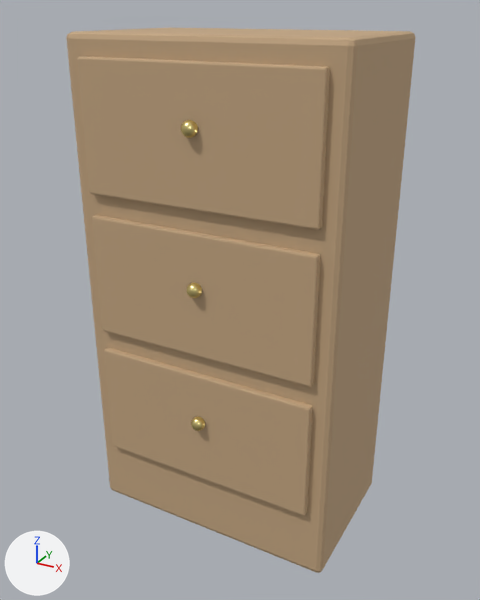
The glTF model godot/games/whisker/art/models/shelf.glb, before and after one commit.
Rendered twice from a 50 mm lens placed at (1.7, -3.11, 2.91), pointed at (0.02, -0.05, 1.38). Lighting does not change. The marker at lower left points along +X, +Y and +Z. The picture after the commit comes second. Vertices at exactly the same position are counted once.

Objects in the first picture: 'shelf'.
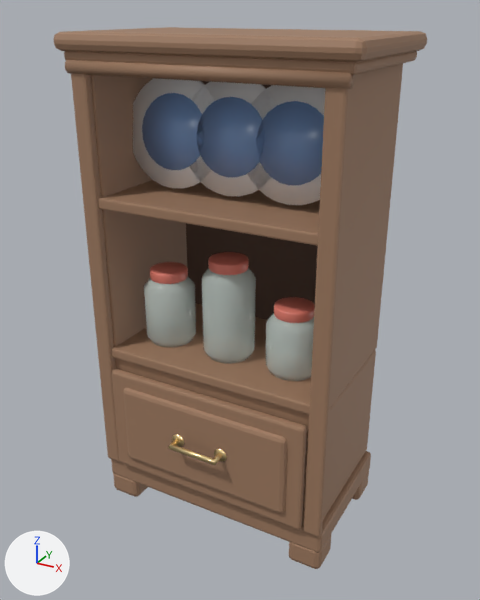
Edits to the bpy script that builds the scene:
```text
Change me_cube:
    remove me_cube.from_pydata(...)  # 890 vertices, 1752 faces; spans x -0.75..0.75, y -0.54..0.45, z 0.0..2.8
    remove me_cube.materials.append(mat_wood)  # beige #c4a681
    remove me_cube.materials.append(mat_knob)  # yellow #f3e195
    add me_cube.from_pydata(...)  # 1974 vertices, 3816 faces; spans x -0.8..0.8, y -0.58..0.49, z 0.0..2.8
    me_cube part 1: the loose piece of 56 vertices spanning x -0.75..0.75, y -0.45..0.45, z 0.0..2.8 is scaled about its middle by (0.98, 0.967, 0.0424), then moved by (0.0, 0.0, -1.2), in mat_wood_dark (brown #a07c61)
    me_cube part 2: the loose piece of 56 vertices spanning x -0.75..0.75, y -0.45..0.45, z 0.0..2.8 is copied, and the copy is scaled about its middle by (0.94, 0.944, 0.263), then moved by (0.0, 0.01, -0.75), in mat_wood_dark (brown #a07c61); it spans x -0.7..0.7, y -0.41..0.43, z 0.27..1.02
    me_cube part 3: the loose piece of 56 vertices spanning x -0.75..0.75, y -0.45..0.45, z 0.0..2.8 is copied, and the copy is scaled about its middle by (0.0468, 0.957, 0.639), then moved by (-0.66, 0.01, 0.51), in mat_wood_dark (brown #a07c61); it spans x -0.7..-0.62, y -0.41..0.43, z 1.02..2.8
    me_cube part 4: the loose piece of 56 vertices spanning x -0.75..0.75, y -0.45..0.45, z 0.0..2.8 is copied, and the copy is scaled about its middle by (0.0468, 0.957, 0.639), then moved by (0.66, 0.01, 0.51), in mat_wood_dark (brown #a07c61); it spans x 0.62..0.7, y -0.41..0.43, z 1.02..2.8
    me_cube part 5: the loose piece of 56 vertices spanning x -0.65..0.65, y -0.49..-0.44, z 0.41..1.09 is scaled about its middle by (0.0643, 0.877, 3.53), then moved by (-0.68, 0.03, 0.71), in mat_wood_dark (brown #a07c61)
    me_cube part 6: the loose piece of 56 vertices spanning x -0.65..0.65, y -0.49..-0.44, z 1.21..1.89 is scaled about its middle by (0.0643, 0.877, 3.53), then moved by (0.68, 0.03, -0.09), in mat_wood_dark (brown #a07c61)
    me_cube part 7: the loose piece of 56 vertices spanning x -0.75..0.75, y -0.45..0.45, z 0.0..2.8 is copied, and the copy is scaled about its middle by (1.02, 1.04, 0.0135), then moved by (0.0, 0.0, 1.29), in mat_wood_dark (brown #a07c61); it spans x -0.76..0.76, y -0.46..0.46, z 2.66..2.72
    me_cube part 8: a new loose piece, a 12-sided cylinder along x spanning x -0.74..0.74, y -0.475..-0.405, z 2.605..2.675, in mat_wood_dark (brown #a07c61)
    me_cube part 9: the loose piece of 56 vertices spanning x -0.65..0.65, y -0.49..-0.44, z 2.01..2.69 is scaled about its middle by (0.949, 0.877, 0.962), then moved by (0.0, 0.01, -1.73), in mat_wood_dark (brown #a07c61)
    me_cube part 10: the loose piece of 56 vertices spanning x -0.75..0.75, y -0.45..0.45, z 0.0..2.8 is copied, and the copy is scaled about its middle by (0.906, 0.911, 0.0176), then moved by (0.0, -0.04, -0.35), in mat_wood_dark (brown #a07c61); it spans x -0.67..0.67, y -0.44..0.36, z 1.02..1.08
    me_cube part 11: the loose piece of 56 vertices spanning x -0.75..0.75, y -0.45..0.45, z 0.0..2.8 is copied, and the copy is scaled about its middle by (0.906, 0.911, 0.0176), then moved by (0.0, -0.04, 0.55), in mat_wood_dark (brown #a07c61); it spans x -0.67..0.67, y -0.44..0.36, z 1.92..1.98
    me_cube part 12: the loose piece of 56 vertices spanning x -0.75..0.75, y -0.45..0.45, z 0.0..2.8 is copied, and the copy is scaled about its middle by (0.879, 0.0447, 0.639), then moved by (0.0, 0.4, 0.51), in mat_case_back (brown #614b3f); it spans x -0.65..0.65, y 0.38..0.43, z 1.02..2.8
    me_cube part 13: a new loose piece, a 14-sided cylinder along y spanning x -0.179..-0.101, y -0.505..-0.485, z 0.6..0.68, in mat_brass (beige #ffe2a6)
    me_cube part 14: a new loose piece, a 14-sided cylinder along y spanning x 0.101..0.179, y -0.505..-0.485, z 0.6..0.68, in mat_brass (beige #ffe2a6)
    me_cube part 15: the loose piece of 222 vertices spanning x -0.04..0.04, y -0.54..-0.46, z 0.76..0.84 is deleted
    me_cube part 16: the loose piece of 222 vertices spanning x -0.04..0.04, y -0.54..-0.46, z 2.36..2.44 is deleted
    me_cube part 17: the loose piece of 222 vertices spanning x -0.04..0.04, y -0.54..-0.46, z 1.56..1.64 is deleted
    me_cube part 18: 1278 vertices added at x -0.8..0.8, y -0.58..0.49, z 0.0..2.8
    add me_cube.materials.append(mat_wood_dark)  # brown #a07c61
    add me_cube.materials.append(mat_case_back)  # brown #614b3f
    add me_cube.materials.append(mat_brass)  # beige #ffe2a6
    add me_cube.materials.append(mat_jar_glass)  # white #e1ede7
    add me_cube.materials.append(mat_jar_lid)  # red #e17c6c
    add me_cube.materials.append(mat_plate)  # white #f6f7f9
    add me_cube.materials.append(mat_plate_rim)  # blue #7ca0d3
```

What differs and where, as boxes (x1, y1, x2, y2) in the pictures (480 x 600 px; the box of a moved part takes in the faces that stretch with it):
'shelf', reshaped, recoloured (7% wider)
    before: (66, 28, 415, 573)
    after: (54, 27, 427, 569)
part 1 of me_cube, moved or reshaped
    before: (66, 28, 415, 573)
    after: (111, 451, 371, 553)
part 2 of me_cube, added
    after: (115, 350, 376, 525)
part 3 of me_cube, added
    after: (91, 75, 187, 347)
part 4 of me_cube, added
    after: (330, 63, 403, 407)
part 5 of me_cube, moved or reshaped
    before: (104, 347, 313, 516)
    after: (71, 73, 119, 461)
part 6 of me_cube, moved or reshaped
    before: (92, 215, 320, 387)
    after: (304, 88, 350, 537)
part 7 of me_cube, added
    after: (64, 51, 417, 75)
part 8 of me_cube, added
    after: (65, 60, 354, 90)
part 9 of me_cube, moved or reshaped
    before: (77, 56, 330, 230)
    after: (112, 369, 307, 529)
part 10 of me_cube, added
    after: (111, 303, 311, 414)
part 11 of me_cube, added
    after: (98, 180, 320, 246)
part 12 of me_cube, added
    after: (186, 81, 318, 320)
part 13 of me_cube, added
    after: (172, 434, 184, 447)
part 14 of me_cube, added
    after: (214, 449, 227, 462)
part 15 of me_cube, deleted
    before: (191, 416, 205, 431)
part 16 of me_cube, deleted
    before: (181, 120, 198, 138)
part 17 of me_cube, deleted
    before: (186, 282, 202, 298)
part 18 of me_cube, added
    after: (54, 27, 427, 569)
